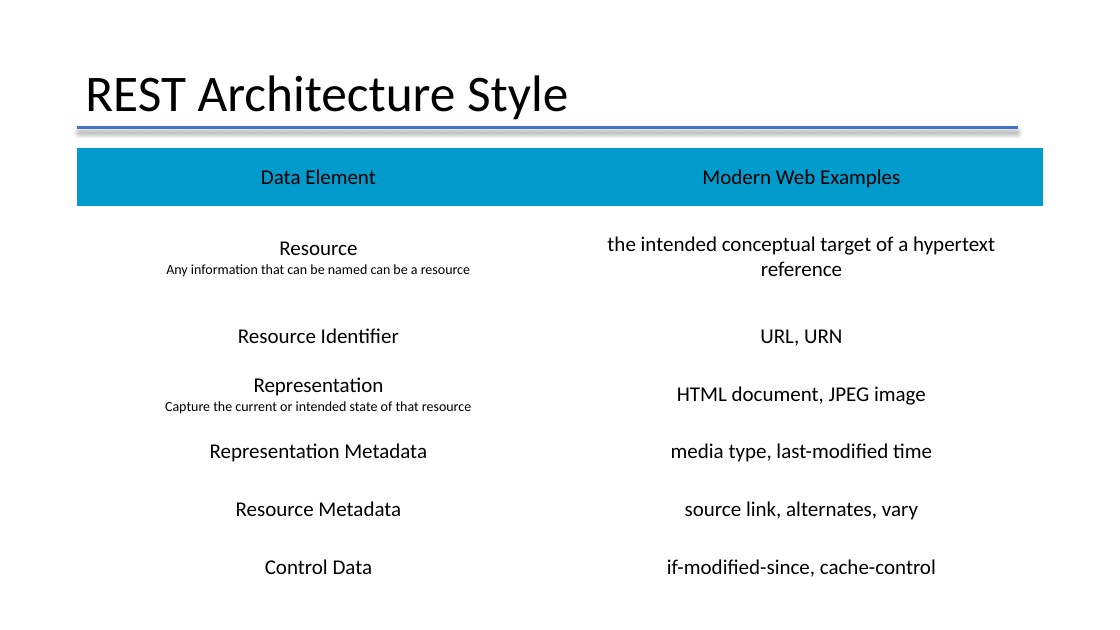
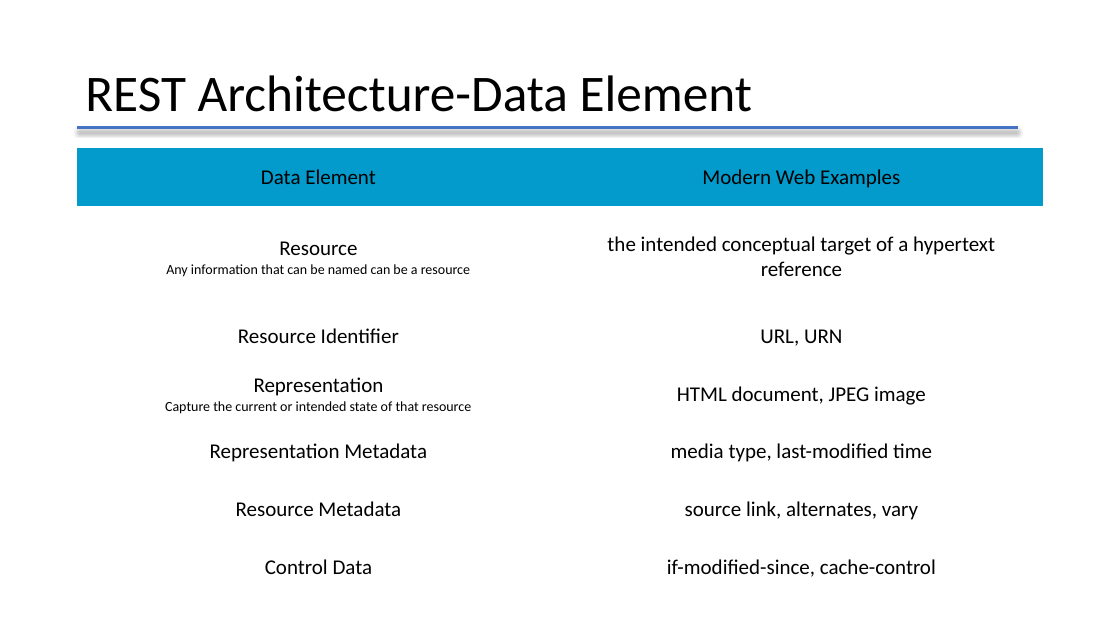
Before and after one commit to lbwxly/Todo, a slide deck: slide 9 of RestApiIntroduction.pptx (slide 5 before the commit). Drawn at 1120x630 pixels with LibreOffice and Linux fonts; fonts in the diff are those of the drawing. Boxes give left, top, right and bottom in pixels: in the first picture for what was removed or moved away, otherwise in the second. Text is boxed around its words. In the diff, an @@ line names an element or a change of style, - is before the commit and + after.

```diff
--- a/RestApiIntroduction.pptx
+++ b/RestApiIntroduction.pptx
@@ title at (85,75,752,112): text changed @@
-REST Architecture Style
+REST Architecture-Data Element
```
Also in this commit, not shown: 5 other slides changed, 6 slides added, 6 other files.
